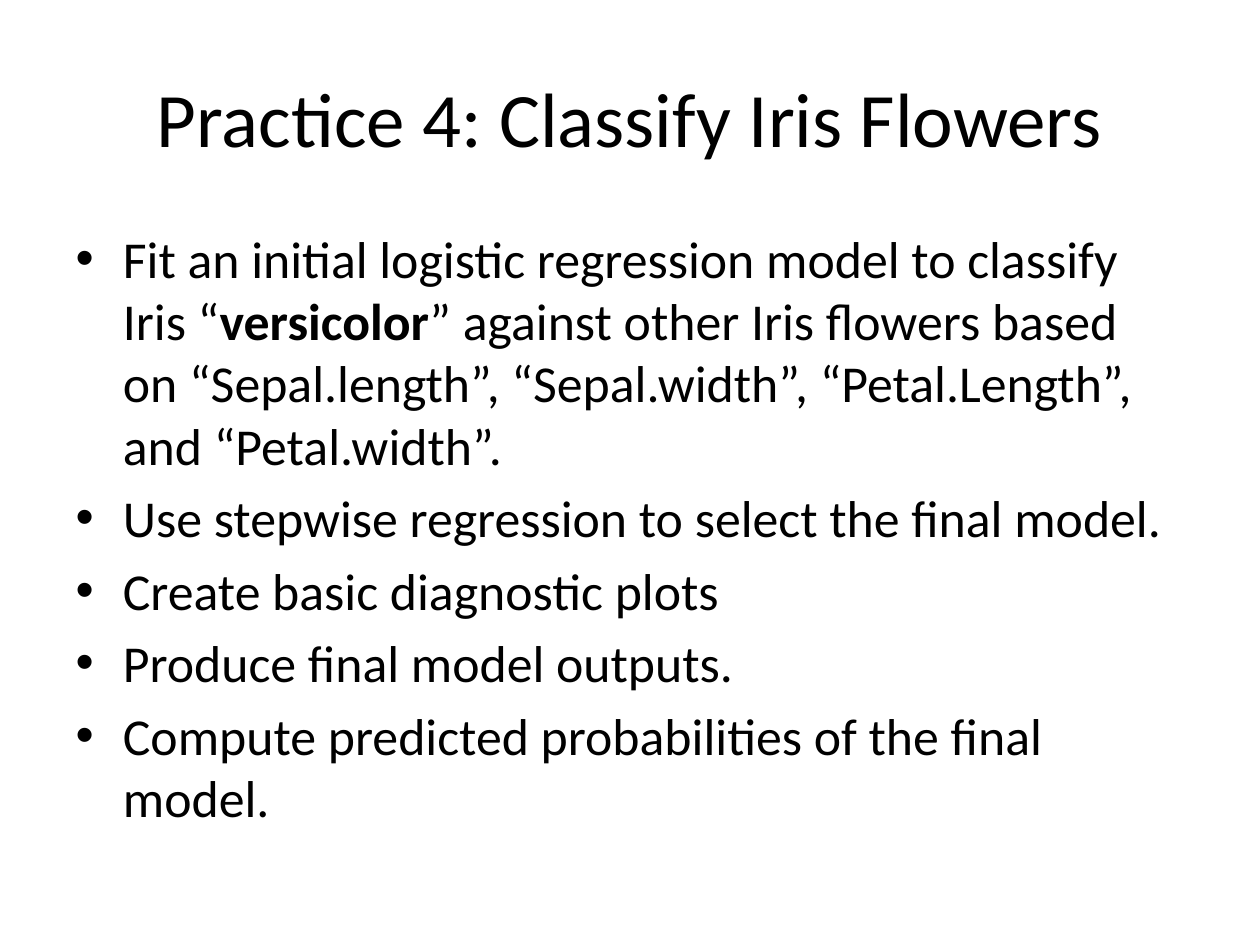
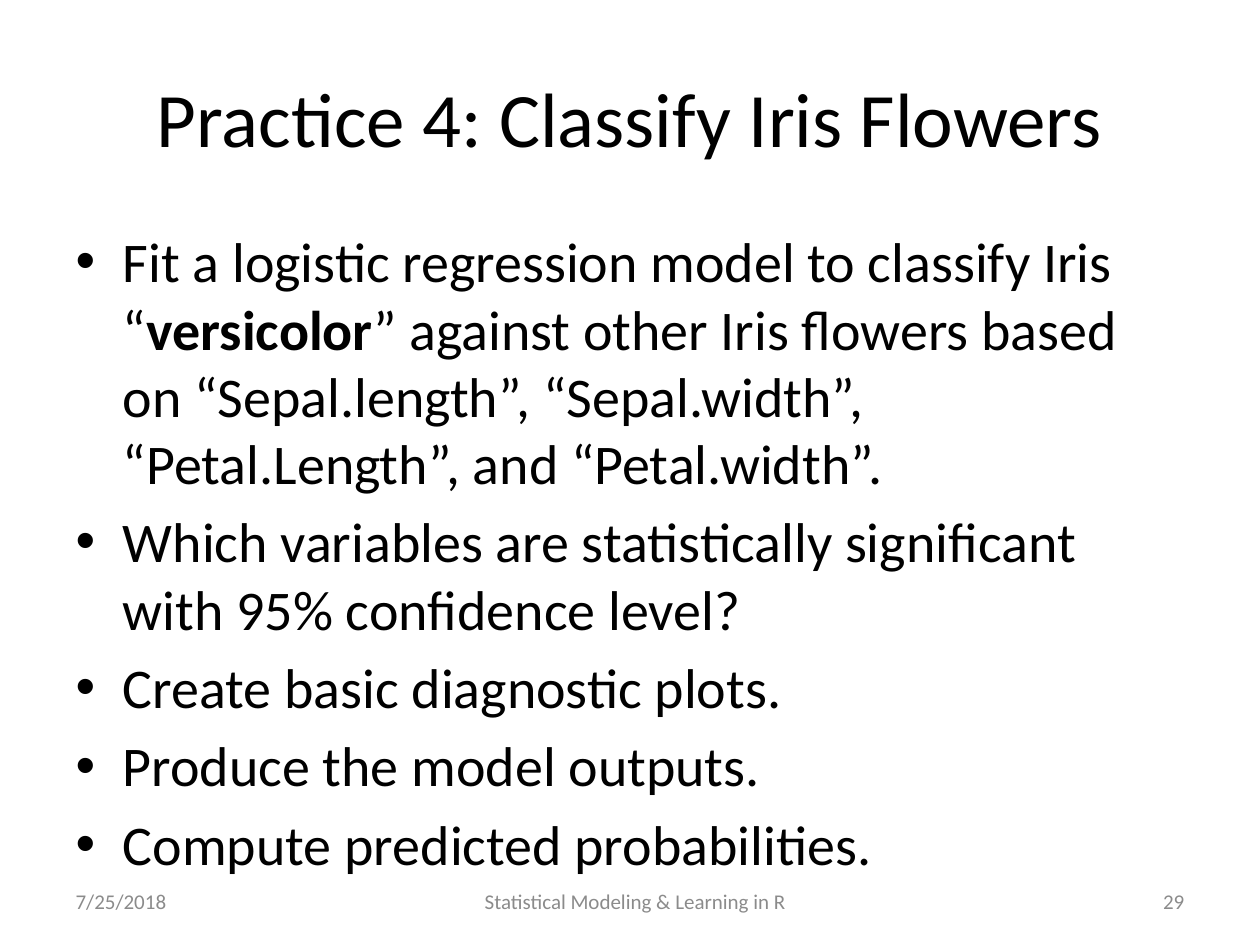
Before and after one commit to katherinesimeon/Statistical-Modeling-and-Learning-in-R, a slide deck: slide 29 of main.pptx (slide 24 before the commit). Drawn at 1260x945 pixels with LibreOffice and Linux fonts; fonts in the diff are those of the drawing. Boxes give left, top, right and bottom in pixels: in the first picture for what was removed or moved away, otherwise in the second. Text is boxed around its words. In the diff, an @@ line names an element or a change of style, - is before the commit and + after.

```diff
--- a/main.pptx
+++ b/main.pptx
@@ text at [123, 243, 1116, 874]: text changed; size 29.6 to 32 pt @@
-• Fit an initial logistic regression model to classify Iris “versicolor” against other Iris flowers based on “Sepal.length”, “Sepal.width”, “Petal.Length”, and “Petal.width”.
-• Use stepwise regression to select the final model.
-• Create basic diagnostic plots
-• Produce final model outputs.
-• Compute predicted probabilities of the final model.
+• Fit a logistic regression model to classify Iris “versicolor” against other Iris flowers based on “Sepal.length”, “Sepal.width”, “Petal.Length”, and “Petal.width”.
+• Which variables are statistically significant with 95% confidence level?
+• Create basic diagnostic plots.
+• Produce the model outputs.
+• Compute predicted probabilities.
@@ text added at [76, 894, 167, 910], 12 pt, text #8C8C8C @@
+7/25/2018
@@ text added at [485, 894, 785, 913], 12 pt, text #8C8C8C @@
+Statistical Modeling & Learning in R
@@ page number added at [1163, 895, 1184, 909], 12 pt, text #8C8C8C @@
+29
```
Also in this commit, not shown: 66 other slides changed, 12 slides added, 1 other file.
